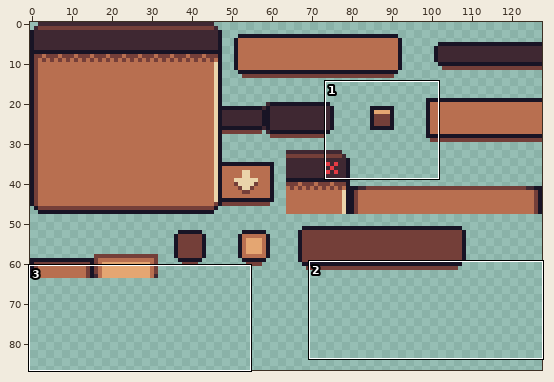
Edited in one commit: sprite sheet (wingrid/assets/art/tiles/tiles_default.png). Above: a wide view before the commit, with the close-up outlined.
Close-up. Earlier state:
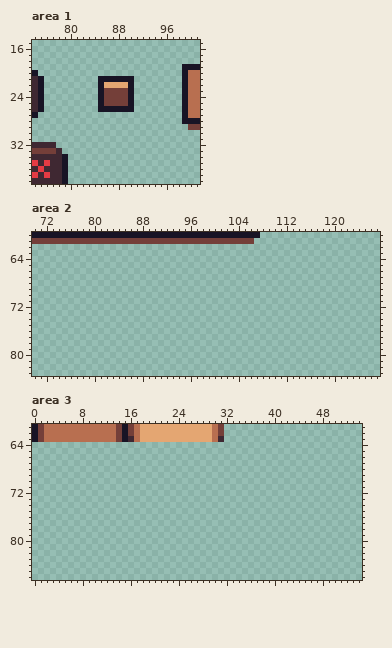
The file is 128x128 pixels. Shown: area 1: x 74..101, y 15..38; area 2: x 70..127, y 60..83; area 3: x 0..54, y 61..86. The wide view leaves out empty margins.
Once edited:
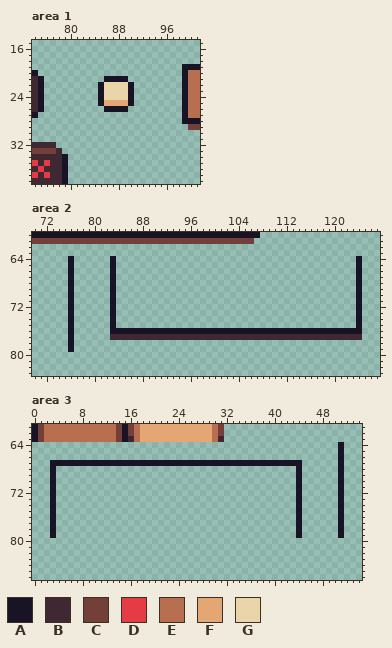
Palette (. is transparent): A #181425  B #3f2832  C #743f39  D #e43b44  E #b86f50  F #e4a672  G #ead4aa
Changes in this commit:
Area 1:
y 21: x 85 A -> .; x 90 A -> .
y 22: x 86..89 FFFF -> GGGG
y 23..24: x 86..89 CCCC -> GGGG
y 25: x 86..89 CCCC -> FFFF
y 26: x 85 A -> .; x 90 A -> .
Area 2:
y 64..75: x 76 . -> A; x 83 . -> A; x 124 . -> A
y 76: x 76 . -> A; x 83..124 .......................................... -> AAAAAAAAAAAAAAAAAAAAAAAAAAAAAAAAAAAAAAAAAA
y 77: x 76 . -> A; x 83..124 .......................................... -> BBBBBBBBBBBBBBBBBBBBBBBBBBBBBBBBBBBBBBBBBB
y 78..79: x 76 . -> A
Area 3:
y 64..66: x 51 . -> A
y 67: x 3..44 .......................................... -> AAAAAAAAAAAAAAAAAAAAAAAAAAAAAAAAAAAAAAAAAA; x 51 . -> A
y 68..79: x 3 . -> A; x 44 . -> A; x 51 . -> A
Where, in picture pixels (left, top, right, bottom), the same in both close-ups:
changed: (98, 76, 134, 112)
added: (68, 256, 74, 352)
added: (110, 256, 362, 340)
added: (338, 442, 344, 538)
added: (50, 460, 302, 538)
